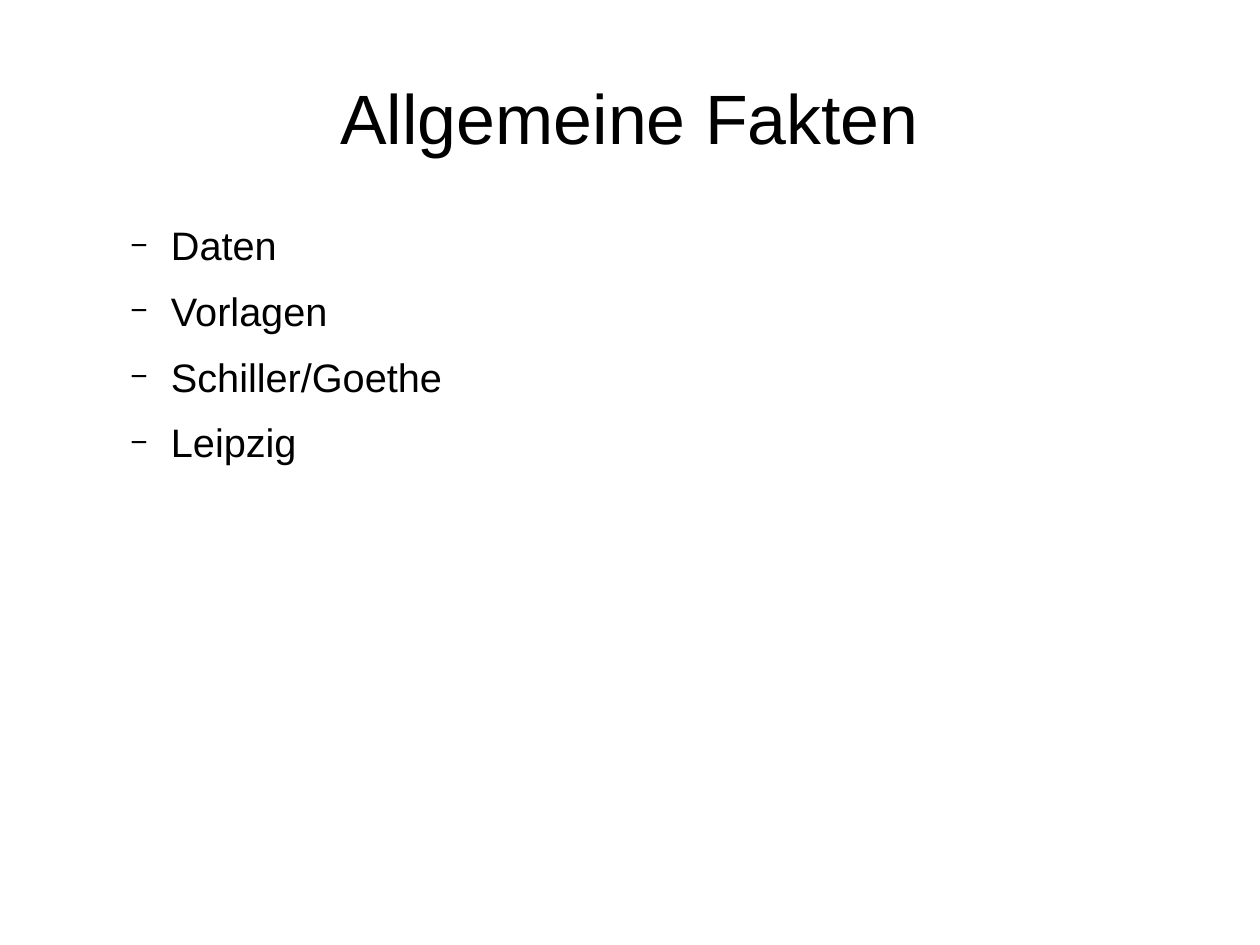
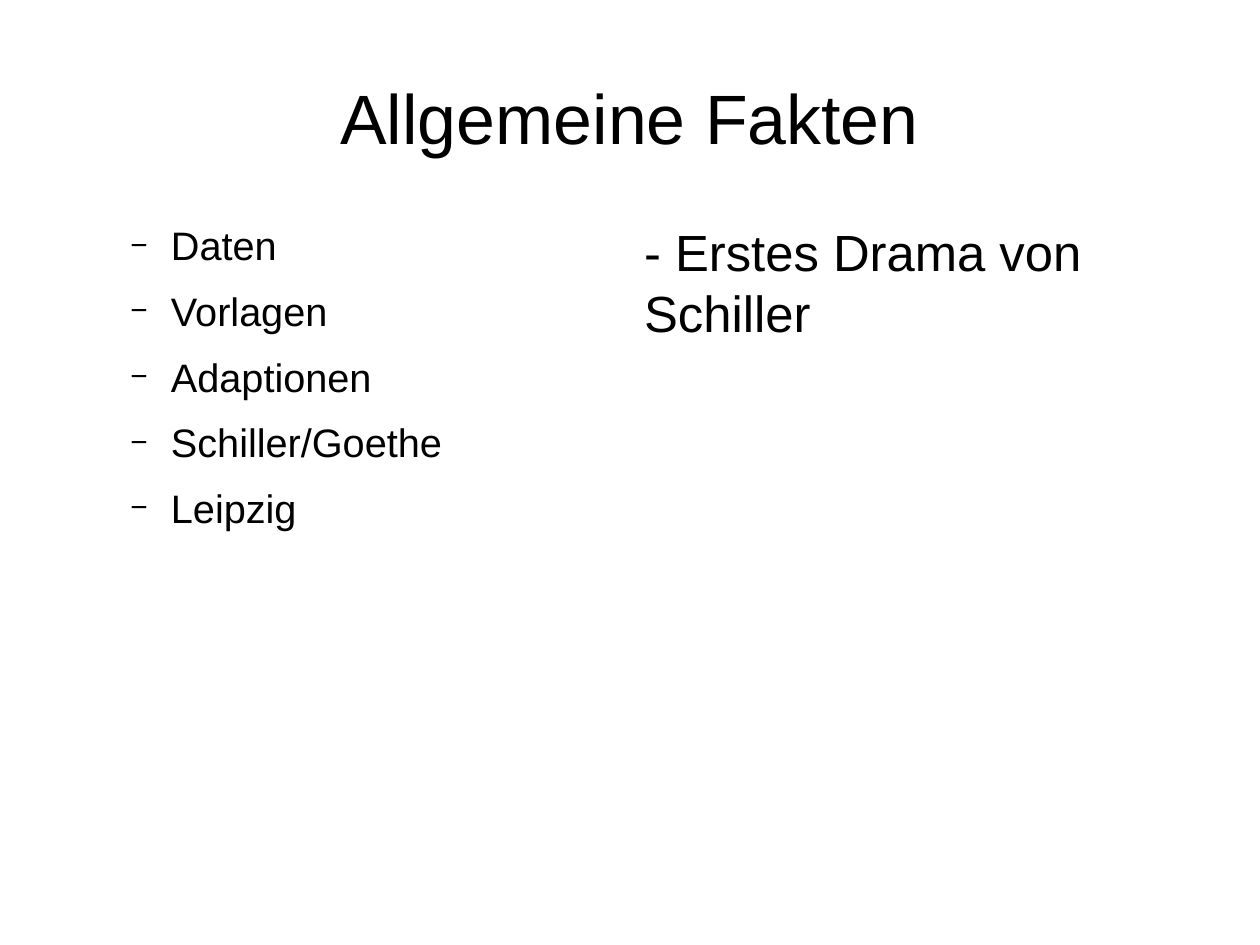
Before and after one commit to Galaxyqasar/Schule, a slide deck: slide 3 of Vortraege/Die_R-uber/Die_Raeuber.odp. Drawn at 1260x945 pixels with LibreOffice and Linux fonts; fonts in the diff are those of the drawing. Boxes give left, top, right and bottom in pixels: in the first picture for what was removed or moved away, otherwise in the second. Text is boxed around its words. In the diff, an @@ line names an element or a change of style, - is before the commit and + after.

```diff
--- a/Vortraege/Die_R-uber/Die_Raeuber.odp
+++ b/Vortraege/Die_R-uber/Die_Raeuber.odp
@@ text added at bbox=[644, 236, 1081, 333], 32 pt, text #000000 @@
+- Erstes Drama von Schiller
@@ text at bbox=[171, 363, 372, 399]: paragraph added @@
+  − Adaptionen
```
Also in this commit, not shown: 1 other slide changed, 4 slides added.
